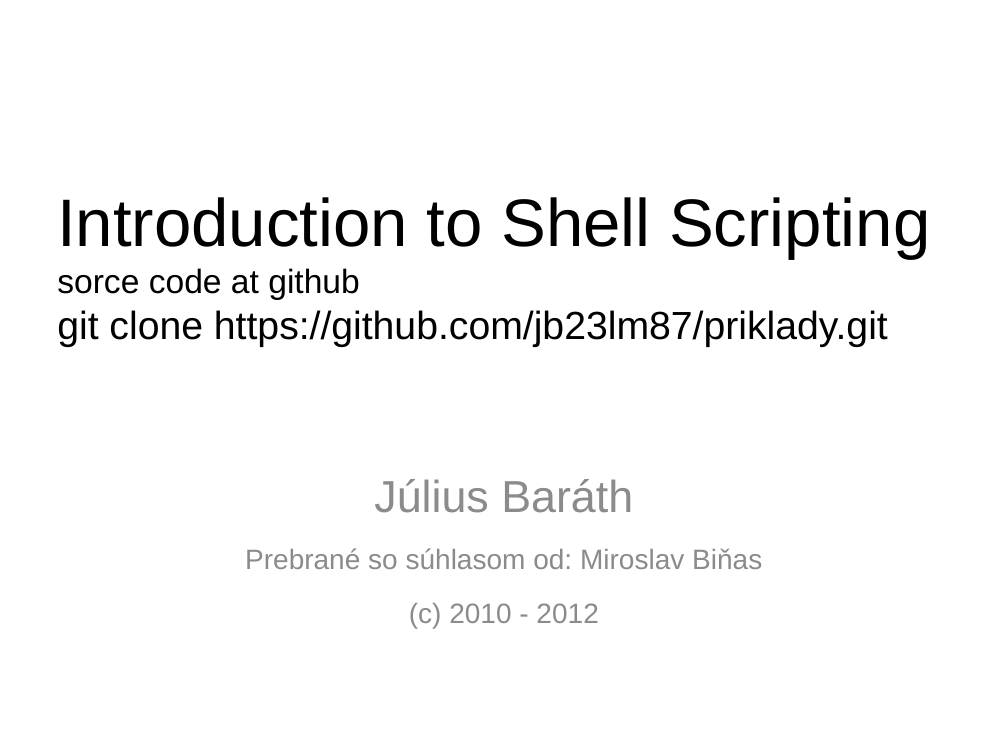
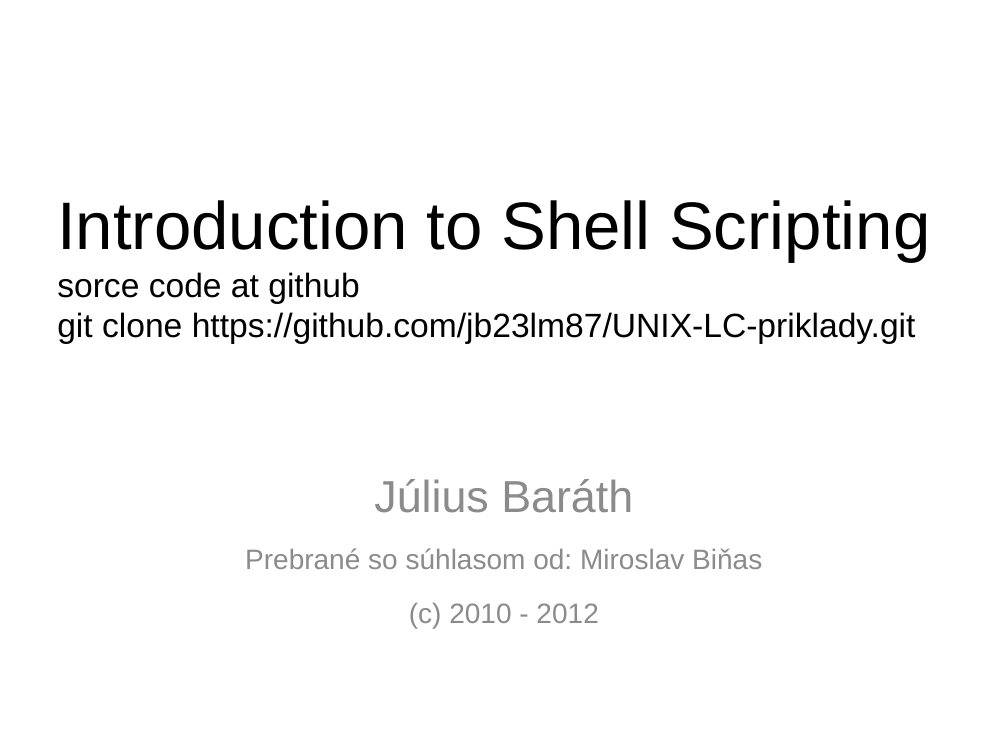
Before and after one commit to jb23lm87/OS-prednasky, a slide deck: slide 1 of LC UNIX/11 Introduction to Shell Scripting.pptx. Drawn at 1008x756 pixels with LibreOffice and Linux fonts; fonts in the diff are those of the drawing. Boxes give left, top, right and bottom in pixels: in the first picture for what was removed or moved away, otherwise in the second. Text is boxed around its words. In the diff, an @@ line names an element or a change of style, - is before the commit and + after.

```diff
--- a/LC UNIX/11 Introduction to Shell Scripting.pptx
+++ b/LC UNIX/11 Introduction to Shell Scripting.pptx
@@ title at bbox=[57, 200, 930, 344]: text changed; size 28 to 24 pt @@
-Introduction to Shell Scripting
-sorce code at github
-git clone https://github.com/jb23lm87/priklady.git
+Introduction to Shell Scripting
+sorce code at github
+git clone https://github.com/jb23lm87/UNIX-LC-priklady.git
```
